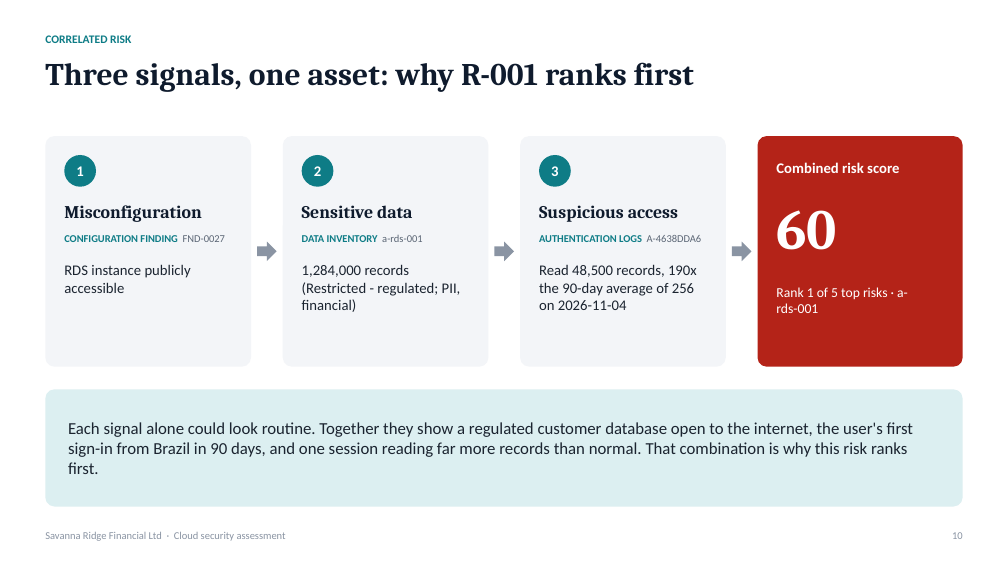
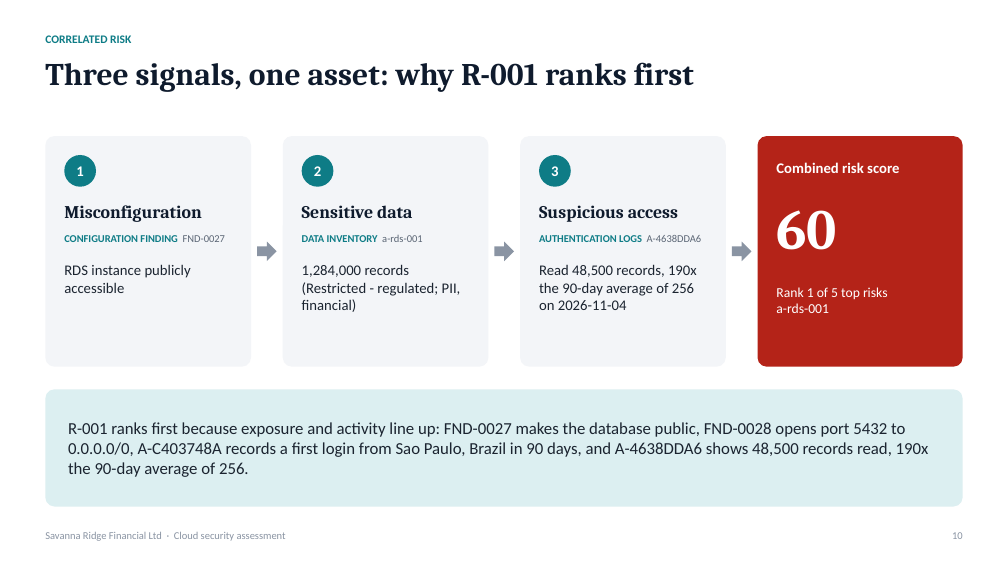
Before and after one commit to judie-paul/secassess-mcp, a slide deck: slide 10 of examples/sample_report.pptx. Drawn at 1008x567 pixels with LibreOffice and Linux fonts; fonts in the diff are those of the drawing. Boxes give left, top, right and bottom in pixels: in the first picture for what was removed or moved away, otherwise in the second. Text is boxed around its words. In the diff, an @@ line names an element or a change of style, - is before the commit and + after.

```diff
--- a/examples/sample_report.pptx
+++ b/examples/sample_report.pptx
@@ text at (776,287,888,313): text changed @@
-Rank 1 of 5 top risks · a-rds-001
+Rank 1 of 5 top risks
+a-rds-001
@@ text at (68,422,929,477): text changed @@
-Each signal alone could look routine. Together they show a regulated customer database open to the internet, the user's first sign-in from Brazil in 90 days, and one session reading far more records than normal. That combination is why this risk ranks first.
+R-001 ranks first because exposure and activity line up: FND-0027 makes the database public, FND-0028 opens port 5432 to 0.0.0.0/0, A-C403748A records a first login from Sao Paulo, Brazil in 90 days, and A-4638DDA6 shows 48,500 records read, 190x the 90-day average of 256.
```
Also in this commit, not shown: 5 other slides changed.
